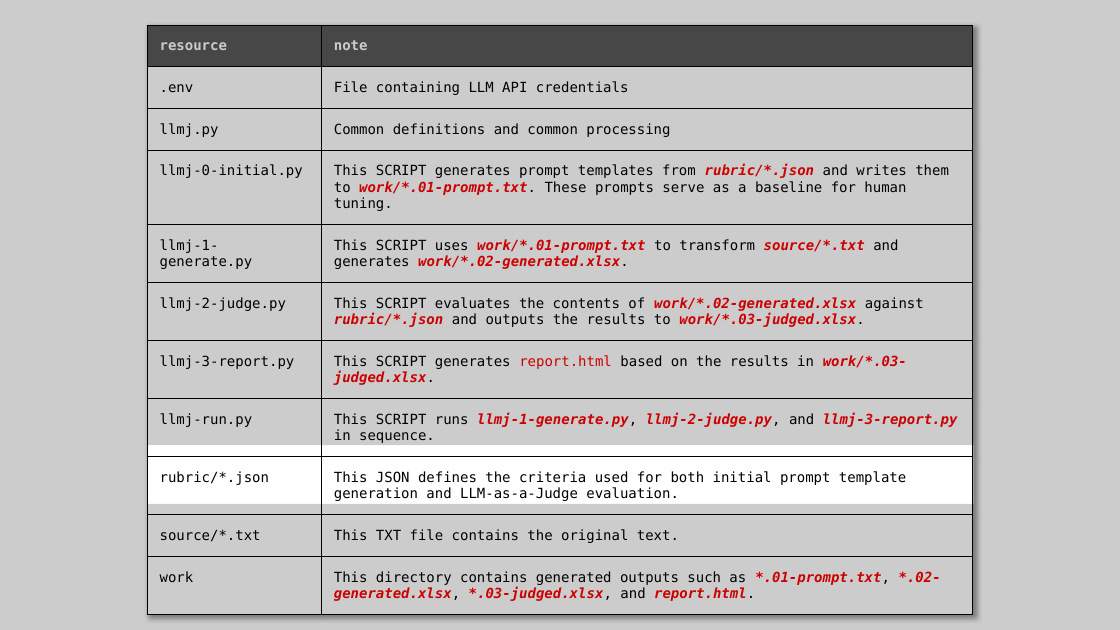
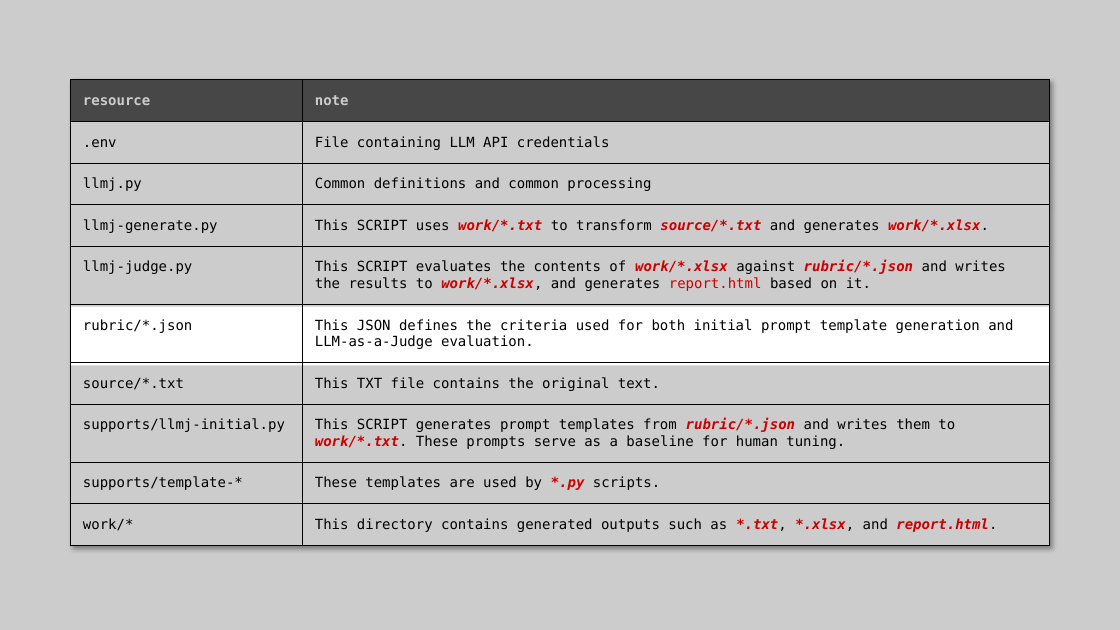
Before and after one commit to nakayama-kazuki/202x, a slide deck: slide 9 of tools/llm-as-a-judge/readme.pptx. Drawn at 1120x630 pixels with LibreOffice and Linux fonts; fonts in the diff are those of the drawing. Boxes give left, top, right and bottom in pixels: in the first picture for what was removed or moved away, otherwise in the second. Text is boxed around its words. In the diff, an @@ line names an element or a change of style, - is before the commit and + after.

Commit message:
fixed

```diff
--- a/tools/llm-as-a-judge/readme.pptx
+++ b/tools/llm-as-a-judge/readme.pptx
@@ freeform shape at [0, 0, 1120, 630]: outline redrawn @@
@@ table at [71, 80, 1050, 550] @@
-row 4: llmj-0-initial.py | This SCRIPT generates prompt templates from rubric/*.json and writes them to work/*.01-prompt.txt. These prompts serve as a baseline for human tuning.
-row 5: llmj-1-generate.py | This SCRIPT uses work/*.01-prompt.txt to transform source/*.txt and generates work/*.02-generated.xlsx.
-row 6: llmj-2-judge.py | This SCRIPT evaluates the contents of work/*.02-generated.xlsx against rubric/*.json and outputs the results to work/*.03-judged.xlsx.
-row 7: llmj-3-report.py | This SCRIPT generates report.html based on the results in work/*.03-judged.xlsx.
-row 8: llmj-run.py | This SCRIPT runs llmj-1-generate.py, llmj-2-judge.py, and llmj-3-report.py in sequence.
+row 4: llmj-generate.py | This SCRIPT uses work/*.txt to transform source/*.txt and generates work/*.xlsx.
+row 5: llmj-judge.py | This SCRIPT evaluates the contents of work/*.xlsx against rubric/*.json and writes the results to work/*.xlsx, and generates report.html based on it.
-row 11: work | This directory contains generated outputs such as *.01-prompt.txt, *.02-generated.xlsx, *.03-judged.xlsx, and report.html.
+row 8: supports/llmj-initial.py | This SCRIPT generates prompt templates from rubric/*.json and writes them to work/*.txt. These prompts serve as a baseline for human tuning.
+row 9: supports/template-* | These templates are used by *.py scripts.
+row 10: work/* | This directory contains generated outputs such as *.txt, *.xlsx, and report.html.
@@ table: place and size @@
-table at [147, 25, 973, 605]
+table at [71, 80, 1050, 550]
```
Also in this commit, not shown: 4 other slides changed, 1 slide added, 2 slides removed.
